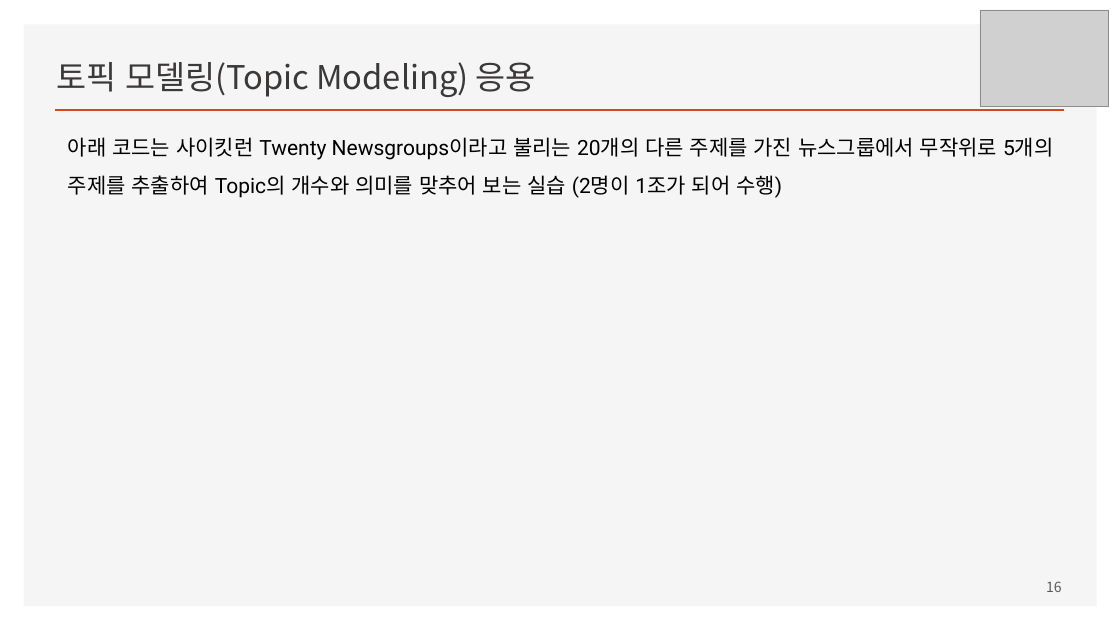
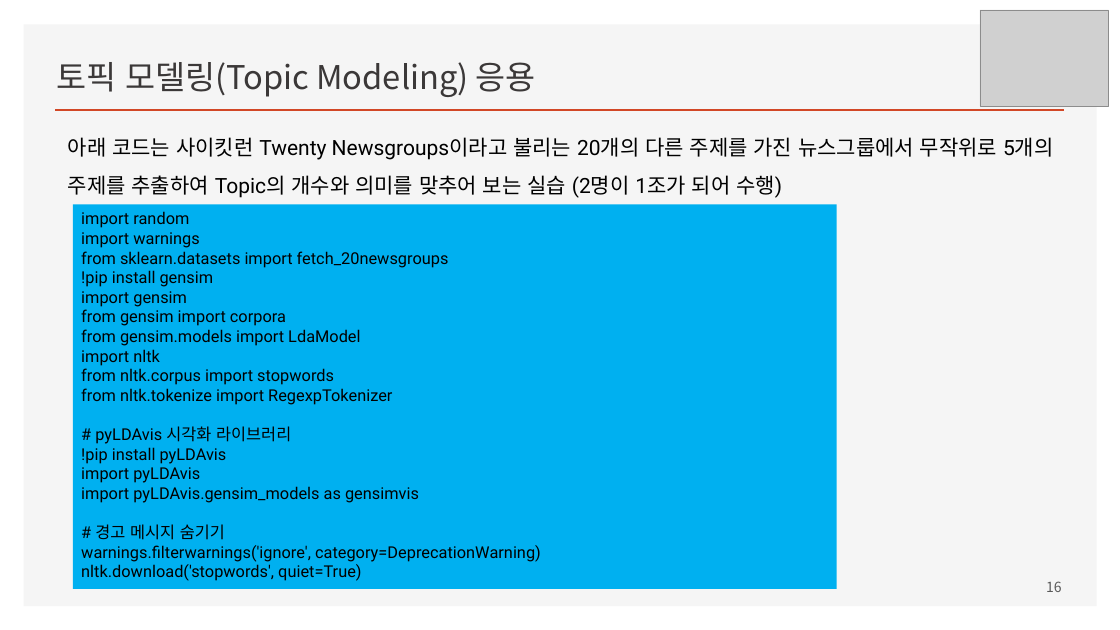
Before and after one commit to ancestor9/mathematics-for-machine-learning, a slide deck: slide 16 of Linear_Algebra/w9_Topic Modeling.pptx. Drawn at 1120x630 pixels with LibreOffice and Linux fonts; fonts in the diff are those of the drawing; grey boxes stand for pictures. Boxes give left, top, right and bottom in pixels: in the first picture for what was removed or moved away, otherwise in the second. Text is boxed around its words. In the diff, an @@ line names an element or a change of style, - is before the commit and + after.

```diff
--- a/Linear_Algebra/w9_Topic Modeling.pptx
+++ b/Linear_Algebra/w9_Topic Modeling.pptx
@@ rectangle added at box(73, 204, 837, 589), fill #00B0F0, 14 pt, text #000000 @@
+import random
+import warnings
+from sklearn.datasets import fetch_20newsgroups
+!pip install gensim
+import gensim
+from gensim import corpora
+from gensim.models import LdaModel
+import nltk
+from nltk.corpus import stopwords
+from nltk.tokenize import RegexpTokenizer
+# pyLDAvis 시각화 라이브러리
+!pip install pyLDAvis
+import pyLDAvis
+import pyLDAvis.gensim_models as gensimvis
+# 경고 메시지 숨기기
+warnings.filterwarnings('ignore', category=DeprecationWarning)
+nltk.download('stopwords', quiet=True)
```
Also in this commit, not shown: 4 slides added.
